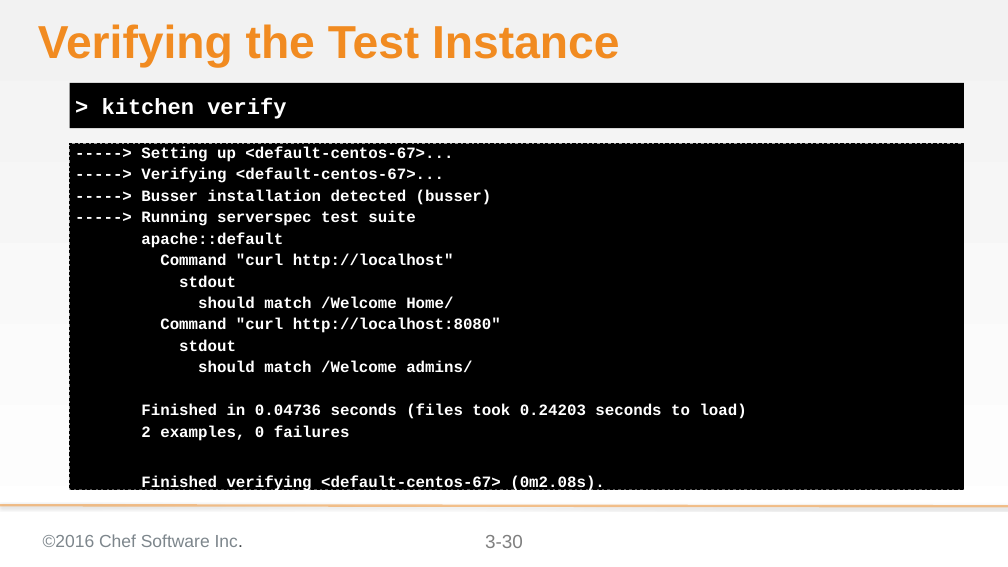
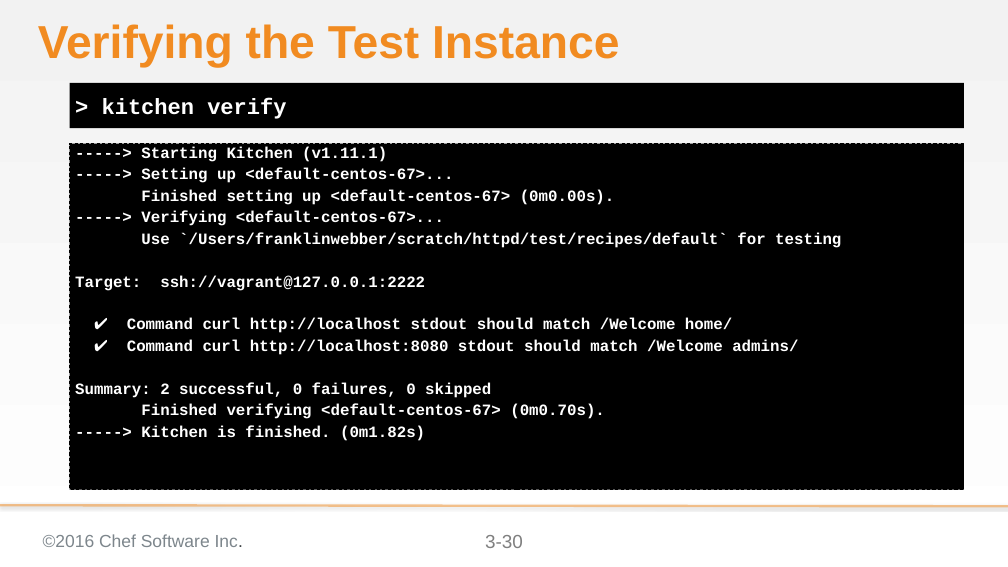
Before and after one commit to chef-training/extending_cookbooks, a slide deck: slide 30 of 03-creating_a_custom_resource.pptx. Drawn at 1008x567 pixels with LibreOffice and Linux fonts; fonts in the diff are those of the drawing; background and template pictures are left out. Boxes give left, top, right and bottom in pixels: in the first picture for what was removed or moved away, otherwise in the second. Text is boxed around its words. In the diff, an @@ line names an element or a change of style, - is before the commit and + after.

Commit message:
Updates to InSpec, the output, cookbook name, and hash syntax
* Changed ServerSpec to InSpec
* Changed ouput to show InSpec feedback from Test Kitchen
* Updated ChefSpec output as well though it was only warnings that were removed
* Renamed the cookbook to 'httpd' so that it works with the TDD content
* Decided to use the newer Ruby hash syntax in all locations

```diff
--- a/03-creating_a_custom_resource.pptx
+++ b/03-creating_a_custom_resource.pptx
@@ text at [141,146,387,162]: paragraph added @@
+-----> Starting Kitchen (v1.11.1)
@@ text at [141,189,615,205]: paragraph added @@
+Finished setting up <default-centos-67> (0m0.00s).
@@ text at [75,232,841,441]: text changed @@
------> Busser installation detected (busser)
------> Running serverspec test suite
-apache::default
-Command "curl http://localhost"
-stdout
-should match /Welcome Home/
-Command "curl http://localhost:8080"
-stdout
-should match /Welcome admins/
-Finished in 0.04736 seconds (files took 0.24203 seconds to load)
-2 examples, 0 failures
-Finished verifying <default-centos-67> (0m2.08s).
+Use `/Users/franklinwebber/scratch/httpd/test/recipes/default` for testing
+Target: ssh://vagrant@127.0.0.1:2222
+✔ Command curl http://localhost stdout should match /Welcome home/
+✔ Command curl http://localhost:8080 stdout should match /Welcome admins/
+Summary: 2 successful, 0 failures, 0 skipped
+Finished verifying <default-centos-67> (0m0.70s).
+-----> Kitchen is finished. (0m1.82s)
```
Also in this commit, not shown: 41 other slides changed.
